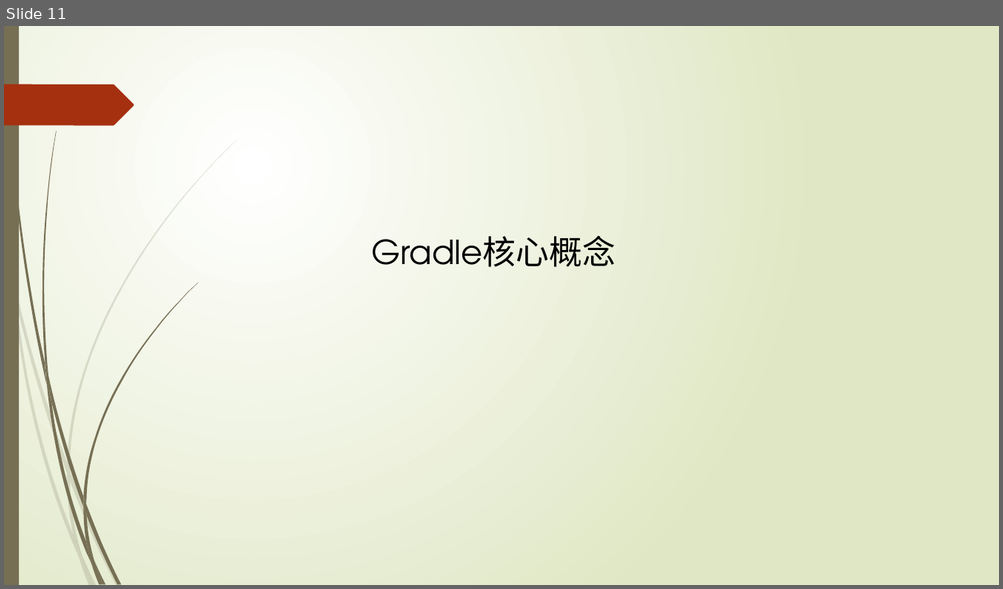
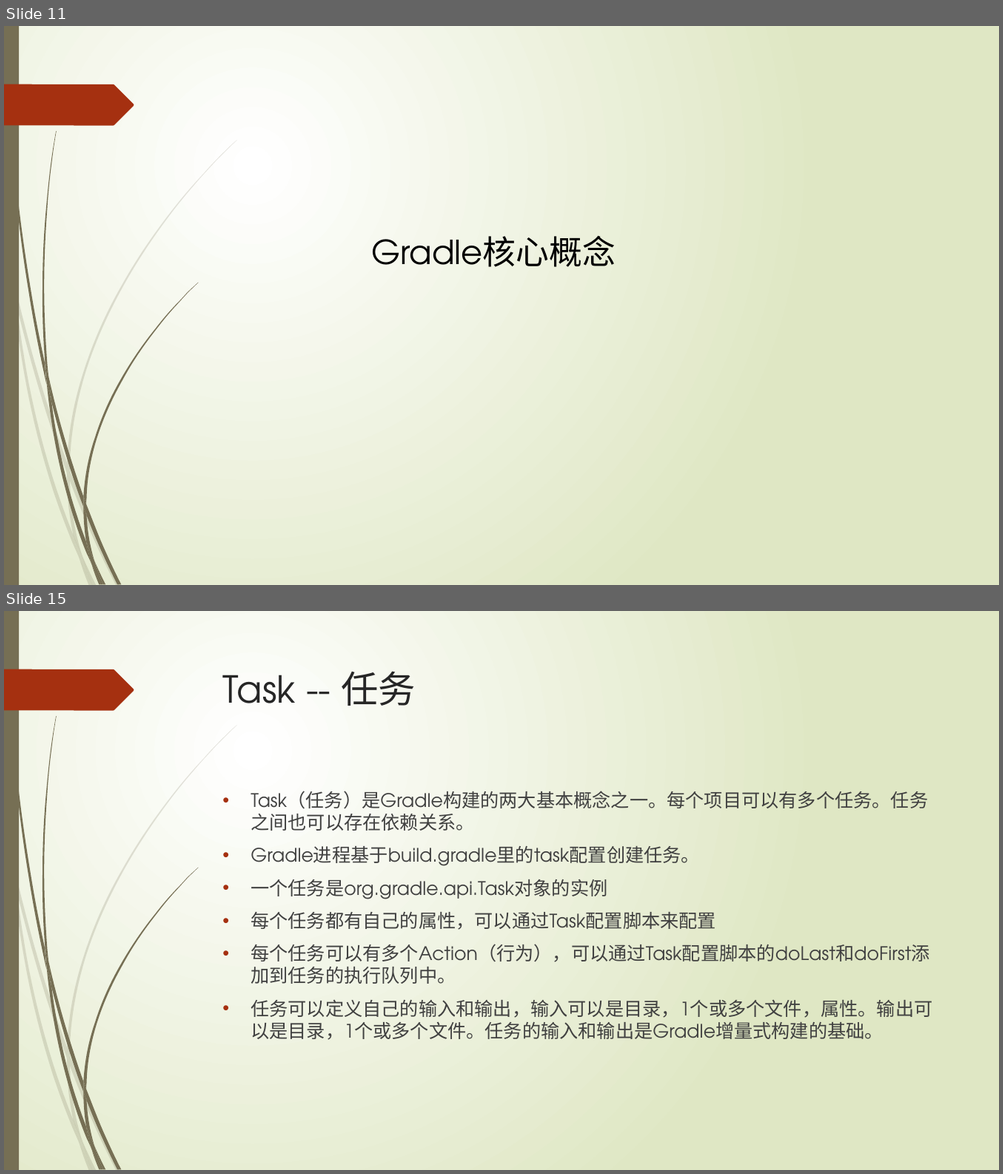
Before and after one commit to xljnc/gradle-springboot-plugin, a slide deck: doc/Gradle浅析.pptx. Shown one above the other, each under a label of ours: slide 11 before the commit, slides 11 and 15 after it; the slides between them are not shown. The pictures are 1003x589 and 1003x1174 pixels, drawn with LibreOffice and Linux fonts; fonts in the diff are those of the drawing. Boxes give left, top, right and bottom in pixels: in the first picture for what was removed or moved away, otherwise in the second. Text is boxed around its words. In the diff, an @@ line names an element or a change of style, - is before the commit and + after.

```diff
--- a/doc/Gradle浅析.pptx
+++ b/doc/Gradle浅析.pptx
@@ slide 15 added at [4, 611, 999, 1170], background gradient #FFFFFF to #DFE8C4; not listed: 24 template elements that a slide beside it also shows @@
@@ title added at [223, 671, 416, 706], 36 pt, text #262626 @@
+Task -- 任务
@@ text added at [250, 788, 932, 1040], 18 pt, text #404040 @@
+• Task（任务）是Gradle构建的两大基本概念之一。每个项目可以有多个任务。任务之间也可以存在依赖关系。
+• Gradle进程基于build.gradle里的task配置创建任务。
+• 一个任务是org.gradle.api.Task对象的实例
+• 每个任务都有自己的属性，可以通过Task配置脚本来配置
+• 每个任务可以有多个Action（行为），可以通过Task配置脚本的doLast和doFirst添加到任务的执行队列中。
+• 任务可以定义自己的输入和输出，输入可以是目录，1个或多个文件，属性。输出可以是目录，1个或多个文件。任务的输入和输出是Gradle增量式构建的基础。
```
Also in this commit, not shown: 2 slides changed, 4 other slides added.
